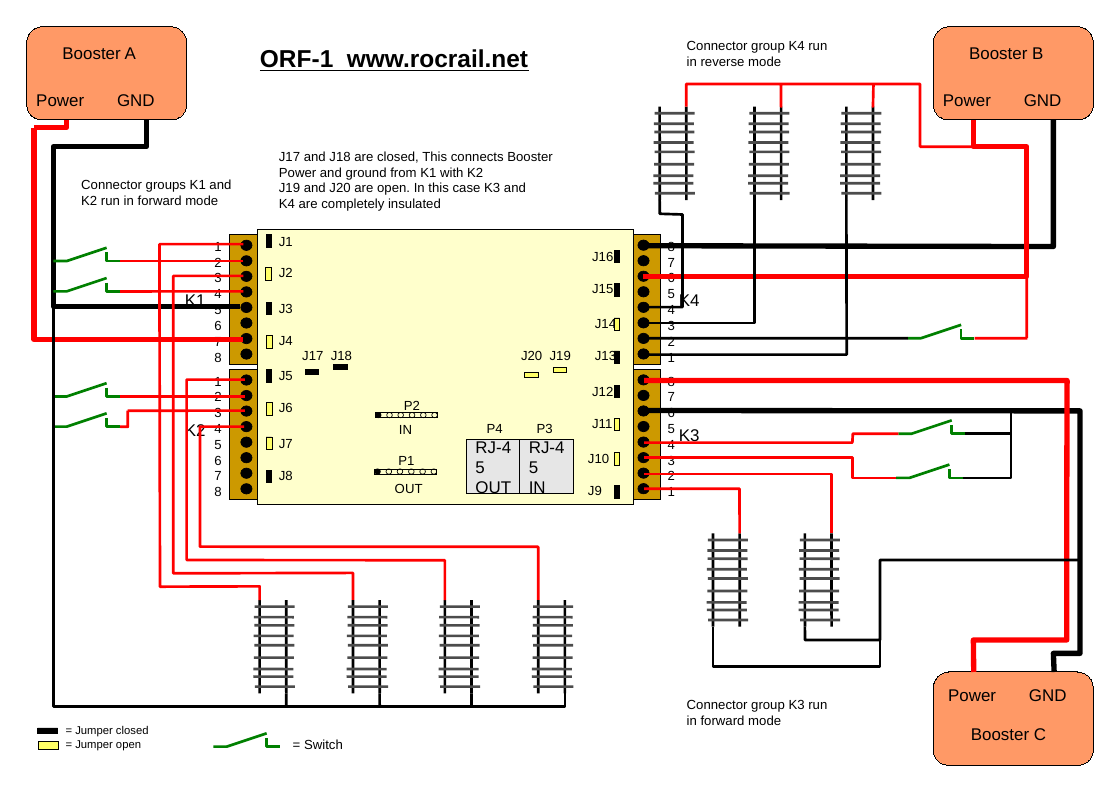
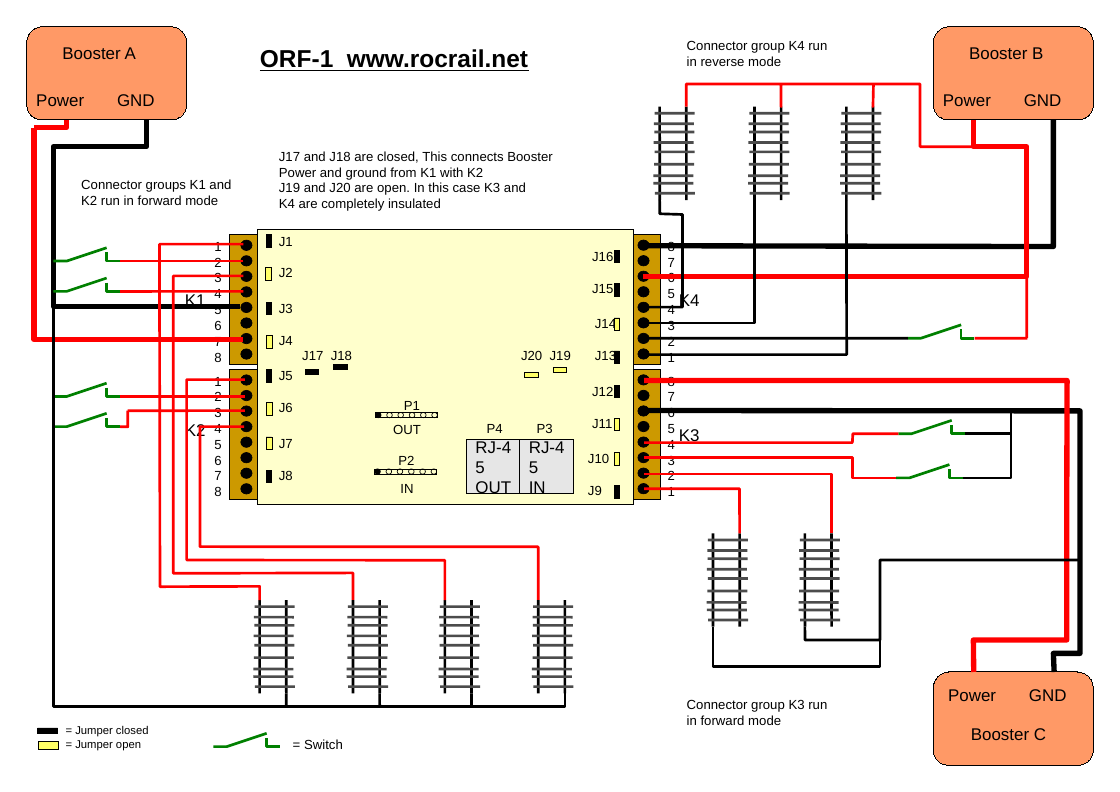
Before and after one commit to henri62/GCA, a slide deck: slide 1 of orf-1/ORF-1-connections.odp. Drawn at 1120x792 pixels with LibreOffice and Linux fonts; fonts in the diff are those of the drawing. Boxes give left, top, right and bottom in pixels: in the first picture for what was removed or moved away, otherwise in the second. Text is boxed around its words. In the diff, an @@ line names an element or a change of style, - is before the commit and + after.

```diff
--- a/orf-1/ORF-1-connections.odp
+++ b/orf-1/ORF-1-connections.odp
@@ text "OUT": place and size @@
-text "OUT" at [395,483,423,493]
+text "OUT" at [393,425,421,434]
@@ text "P1": place and size @@
-text "P1" at [398,456,414,469]
+text "P1" at [404,401,420,414]
@@ text "P2": place and size @@
-text "P2" at [404,401,420,414]
+text "P2" at [398,455,414,469]
@@ text "IN": place and size @@
-text "IN" at [399,425,412,434]
+text "IN" at [400,484,413,493]
```
Also in this commit, not shown: 3 other files.
